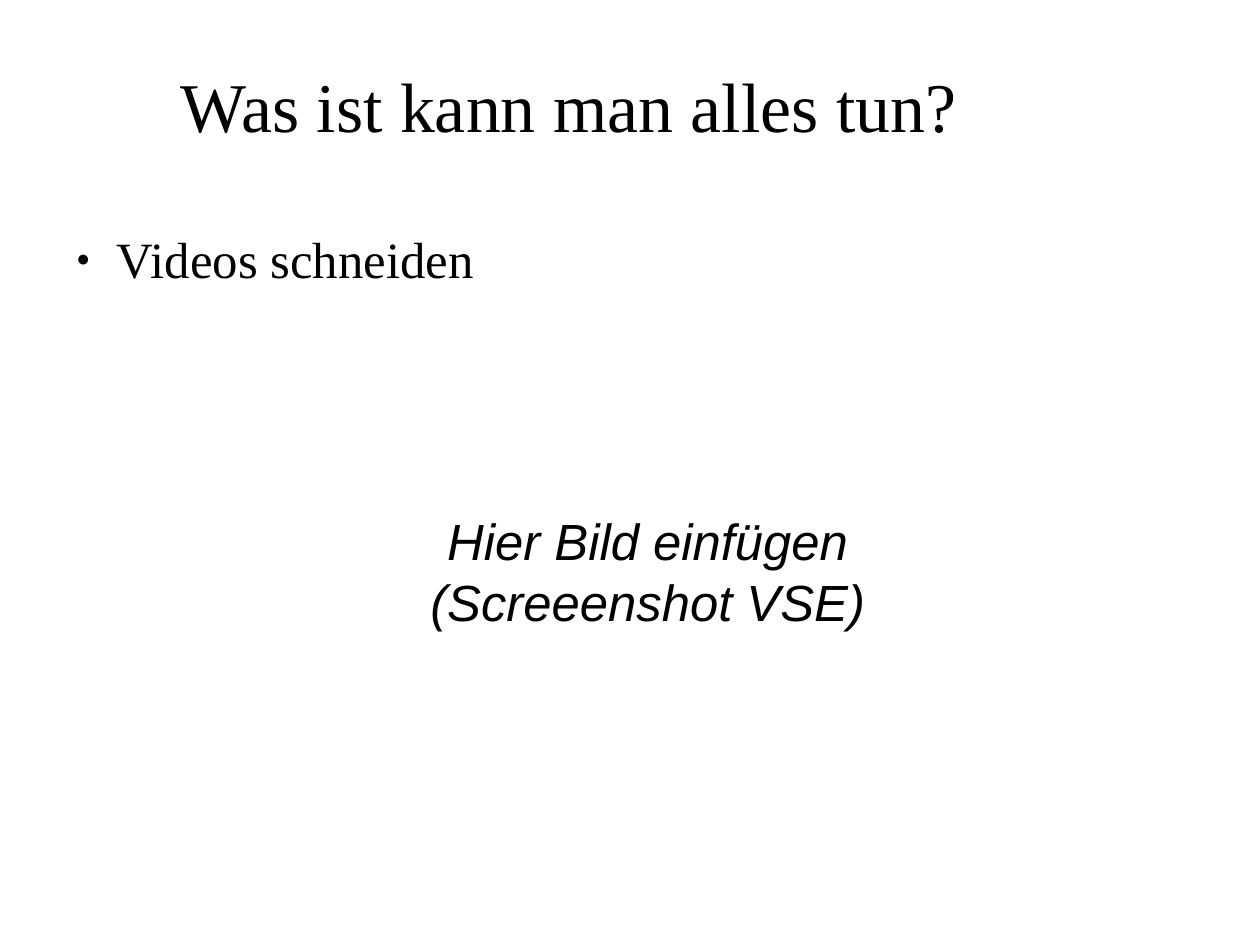
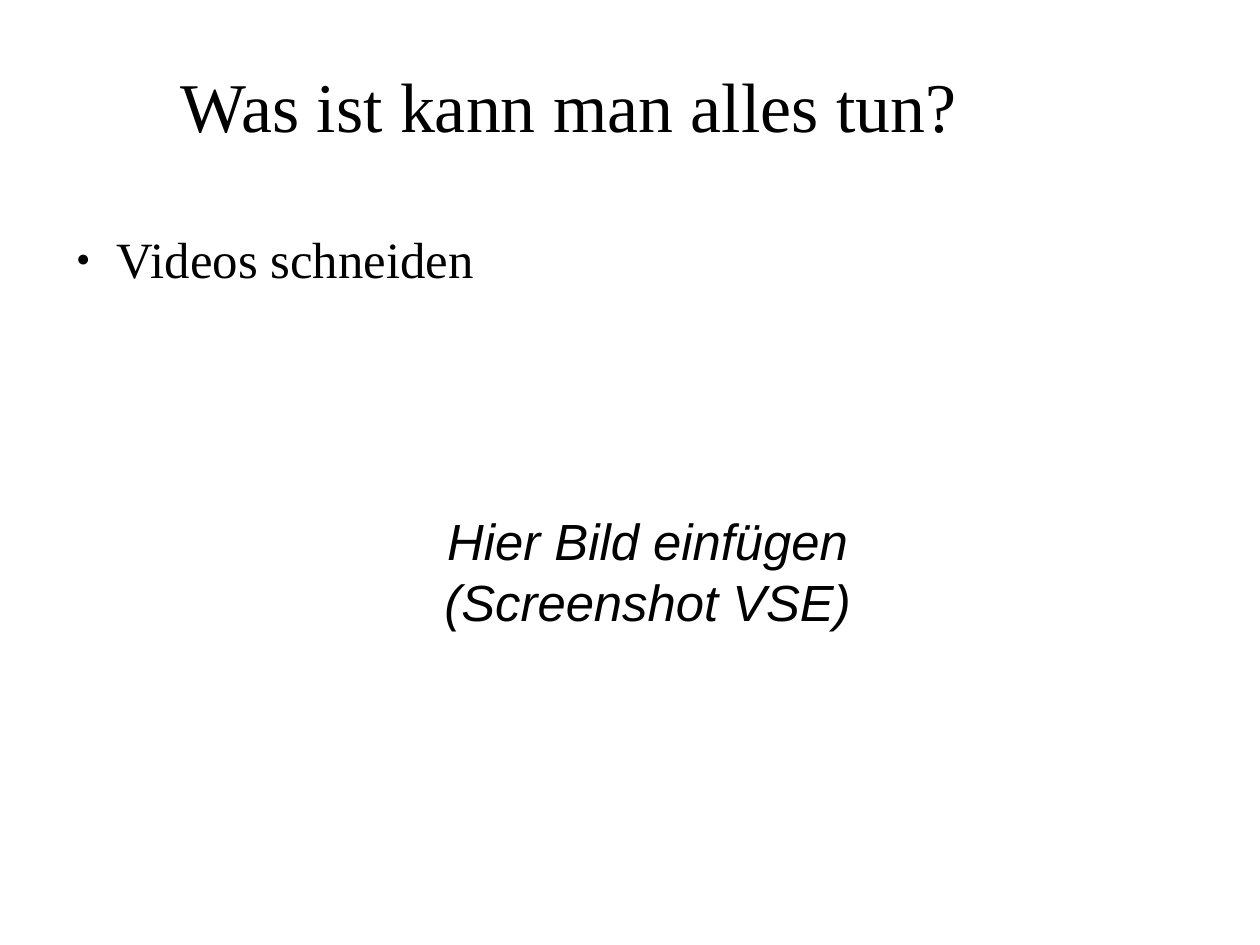
Before and after one commit to Blendertutorial/Praesentationen_LNdW_2017, a slide deck: slide 13 of Praes-Moeglichkeiten_in_Blender.odp. Drawn at 1260x945 pixels with LibreOffice and Linux fonts; fonts in the diff are those of the drawing; background and template pictures are left out. Boxes give left, top, right and bottom in pixels: in the first picture for what was removed or moved away, otherwise in the second. Text is boxed around its words. In the diff, an @@ line names an element or a change of style, - is before the commit and + after.

```diff
--- a/Praes-Moeglichkeiten_in_Blender.odp
+++ b/Praes-Moeglichkeiten_in_Blender.odp
@@ text at (444, 584, 851, 631): text changed @@
-(Screeenshot VSE)
+(Screenshot VSE)
```
Also in this commit, not shown: 3 other slides changed.
